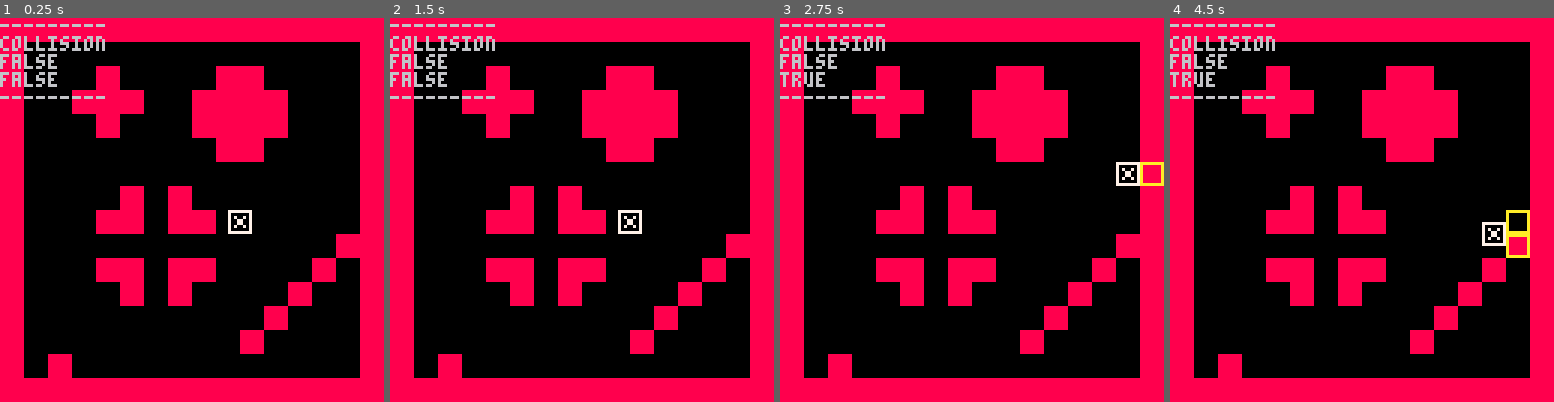
Above: before the commit, frames 1-4 (left to right).
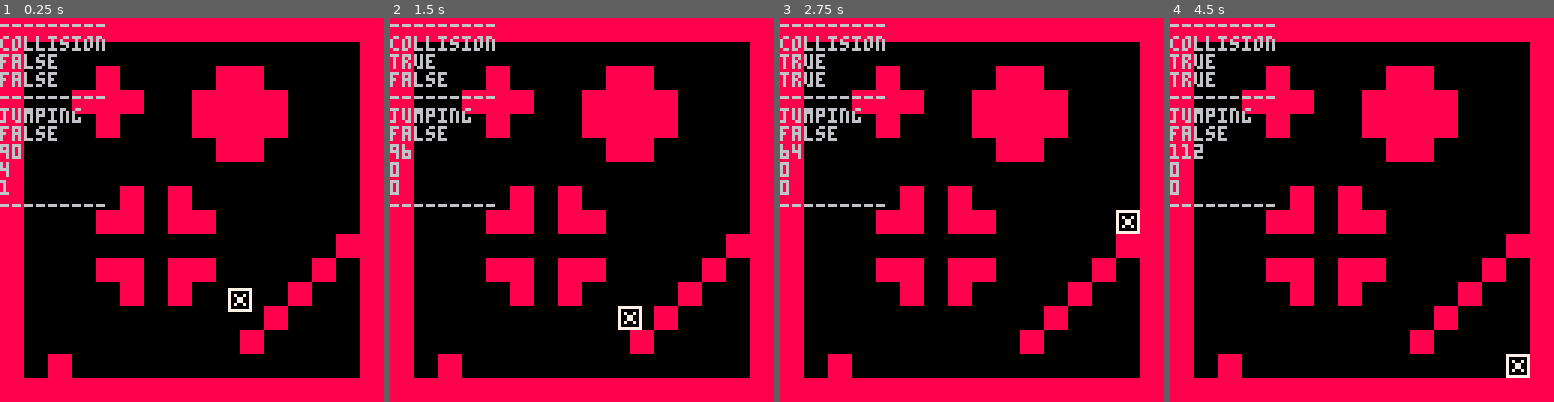
Above: after the commit, the same moments.

Repository: mRamiroGonzalez/pico8-block-collisions
Game: PICO-8 cartridge block_collisions.p8
Same seed, same stepped clock (60 frames per second), same inputs: the game is played once before the commit and once after it.
Inputs:
- Up to frame 1 (0.25 s): no input
- Up to frame 2 (1.5 s): tap O (Z key) at 0.7 s
- Up to frame 3 (2.75 s): hold Right 1.6-2.1 s; tap O (Z key) at 1.7, 2.1, 2.5 s; hold Up 2.15-2.42 s; hold Right from 2.47 s (still down)
- Up to frame 4 (4.5 s): tap O (Z key) every 0.4 s from 2.9 to 4.1 s; release Right at 3.03 s; hold Left 3.08-3.58 s; hold Down 3.63-3.97 s; hold Right from 4.02 s (still down)

The runs differ from the first frame. In frame 1, 1.5% of the frame differs, in the area x 0-66%, y 23-77%; in frame 2, 1.7%; in frame 3, 1.9%; in frame 4, 2.1%, in the area x 0-94%, y 9-94%.

Commit message:
add jumps

Diff:
--- a/block_collisions.p8
+++ b/block_collisions.p8
@@ -7,6 +7,12 @@
   print("collision")
   print(v_col)
   print(h_col)
+  print("---------")
+  print("jumping")
+  print(p.jumping)
+  print(p.y)
+  print(p.dy)
+  print(p.mvt_v)
   print("---------")
 end
 
@@ -18,8 +24,9 @@
     sp = 0,
     mvt_h = 0,
     mvt_v = 0,
-    v_speed = 2,
-    h_speed = 2
+    v_speed = 4,
+    h_speed = 4,
+    jumping = false
   }
 end
 
@@ -111,33 +118,42 @@
 end
 
 function vertical_controls(p)
-  p.dy = 0
-  p.mvt_v = 0
-
-  if(btn(2)) then
-    p.dy = -p.v_speed
+
+  --if(btn(2)) then
+  --  p.dy = -p.v_speed
+  --  p.mvt_v = -1
+  --end
+  --if(btn(3)) then
+  --  p.dy = p.v_speed
+  --  p.mvt_v = 1
+  --end
+  if btnp(4) and not p.jumping then
+    p.dy = -7
+    p.jumping = true
     p.mvt_v = -1
   end
-  if(btn(3)) then
-    p.dy = p.v_speed
-    p.mvt_v = 1
-  end
 
   v_col = box_collide_v(p)
 
   if (p.y % 8 != 0) and v_col then
-    if(p.mvt_v == -1 and p.mvt_h == 0) p.y -= (p.y % 8)
-    if(p.mvt_v == 1  and p.mvt_h == 0) p.y += 8 - (p.y % 8)
-  end
-
-  if (not v_col) then
-    p.y += p.dy
+    if(p.mvt_v == -1) p.y -= (p.y % 8)
+    if(p.mvt_v == 1) p.y += 8 - (p.y % 8)
+  end
+
+  if (not (v_col)) p.y += p.dy
+
+  if (is_on_a_solid_block(p)) then
+    p.jumping = false
+    p.dy = 0
+    p.mvt_v = 0
+  end
+  if (is_below_a_solid_block(p)) then
+    p.dy = 1
   end
 end
 
 function horizontal_controls(p)
   p.dx = 0
-  p.mvt_h = 0
 
   if(btn(0)) then
     p.dx = -p.h_speed
@@ -151,8 +167,8 @@
   h_col = box_collide_h(p)
 
   if (p.x % 8 != 0) and h_col then
-    if(p.mvt_h == 1  and p.mvt_v == 0) p.x += 8 - (p.x % 8)
-    if(p.mvt_h == -1 and p.mvt_v == 0) p.x -= (p.x % 8)
+    if(p.mvt_h == 1) p.x += 8 - (p.x % 8)
+    if(p.mvt_h == -1) p.x -= (p.x % 8)
   end
 
   if (not h_col) then
@@ -164,20 +180,48 @@
   cls()
   map(0,0,0,0,16,16)
   spr(p.sp, p.x, p.y, 1, 1)
-  for b in all(blocks_to_check_h) do spr(17, b.x, b.y, 1, 1) end
-  for b in all(blocks_to_check_v) do spr(16, b.x, b.y, 1, 1) end
+  --for b in all(blocks_to_check_h) do spr(17, b.x, b.y, 1, 1) end
+  --for b in all(blocks_to_check_v) do spr(16, b.x, b.y, 1, 1) end
   print_debug()
 end
 
 function _update()
+  update_gravity(p)
   update_from_controls(p)
 end
 
+function update_gravity(p)
+  if (p.dy < p.v_speed) then
+    p.dy += 1
+  else
+    p.dy = p.v_speed
+  end
+  if p.dy < 0 then
+    p.mvt_v = -1
+  else
+    p.mvt_v = 1
+  end
+end
+
 function update_from_controls(p)
- p.mvt_v = 0
- p.mvt_h = 0
  horizontal_controls(p)
  vertical_controls(p)
+end
+
+function get_block_below(e, flag)
+ return (get_block_flag(e.x, e.y+8, flag)) or (get_block_flag(e.x+7, e.y+8, flag))
+end
+function get_block_flag(x, y, flag)
+ return fget(mget(flr(x/8), flr(y/8)), flag)
+end
+function is_on_a_solid_block(e)
+ return get_block_below(e, 0)
+end
+function is_below_a_solid_block(e)
+ return get_block_on_top(e, 0)
+end
+function get_block_on_top(e, flag)
+ return get_block_flag(e.x, e.y-1, flag) or get_block_flag(e.x+7, e.y-1, flag)
 end
 
 function copy_table(from)
